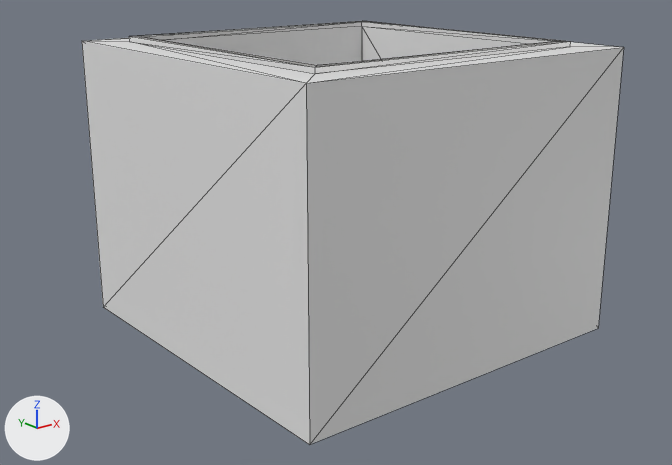
A saved change to the glTF model _CustomModels/mdl_zesty_condo_table/mdl_zesty_condo_table.gltf.
Rendered twice from a 50 mm lens placed at (-2.03, -2.49, 1.33), pointed at (-0.14, -0.13, 0.39). Lighting does not change. The marker at lower left points along +X, +Y and +Z. Mesh edges are drawn as thin lines. Vertices at the same position are counted once.

Script lines for the objects in view, before the commit:
```python
me_cube_001 = bpy.data.meshes.new('Cube.001')
me_cube_001.from_pydata(...)  # 28 vertices, 48 faces; spans x -0.653..0.653, y -0.653..0.653, z 0.0..1.018
# faces by material slot: [32, 16]
me_cube_001.materials.append(mat_material)  # white #e7e7e7
me_cube_001.materials.append(mat_silver)  # white #f2f2f2
ob_mdl_zesty_condo_table = bpy.data.objects.new('mdl_zesty_condo_table', me_cube_001)
ob_mdl_zesty_condo_table.location = (0.0, 0.0, 0.0)
```
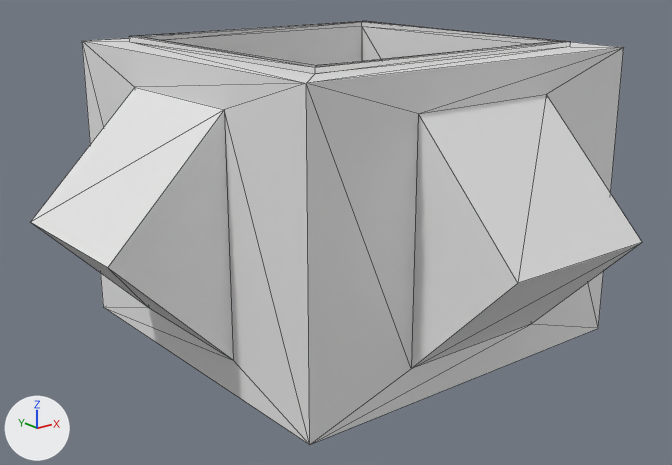
Commit message: update condo screen

Boxes [x1, y1, x2, y2] around the edits, measured in the pictures (672 x 465 px):
'mdl_zesty_condo_table', reshaped (13% wider)
    before: [82, 21, 624, 445]
    after: [31, 21, 642, 445]
part 1 of me_cube_001, built on
    before: [82, 41, 624, 445]
    after: [31, 41, 642, 445]

The edits, one by one:
me_cube_001 is used by ob_mdl_zesty_condo_table; location (0.0, 0.0, 0.0).
me_cube_001 had 28 vertices, 48 faces and spanned x -0.653..0.653, y -0.653..0.653, z 0.0..1.018.
me_cube_001 now has 46 vertices, 84 faces and spans x -1.036..1.036, y -1.036..0.653, z 0.0..1.018.
Part 1, on me_cube_001:
6 faces are deleted.
12 vertices are added at x -1.036..1.036, y -1.036..-0.271, z 0.117..0.883.
6 new vertices lie (0.0, 0.542, 0.0) away from vertices in x -1.036..1.036, y -0.271, z 0.117..0.883.
42 new faces join them, mat_material (white #e7e7e7).
